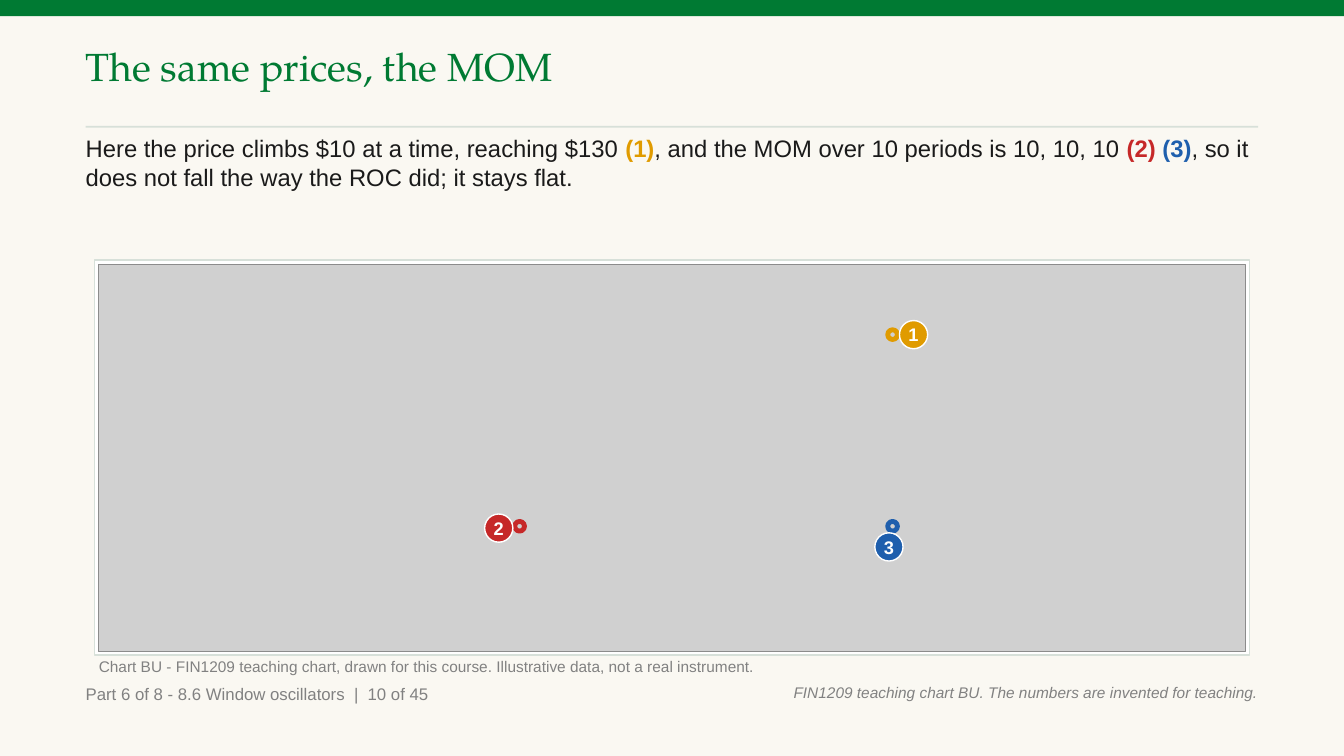
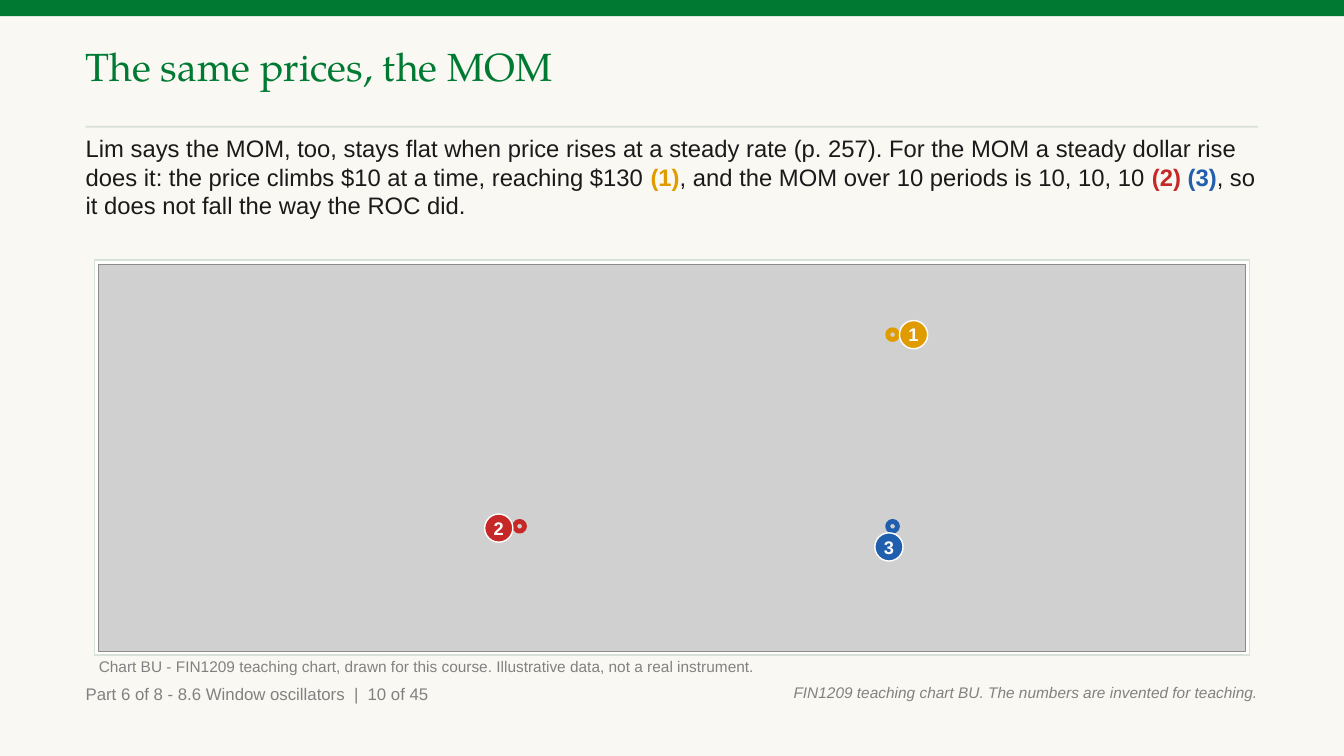
Before and after one commit to benjiesotelo-sudo/Telos_FIN1209, a slide deck: slide 194 of chapter-08/FIN1209-Chapter-08.pptx. Drawn at 1344x756 pixels with LibreOffice and Linux fonts; fonts in the diff are those of the drawing; grey boxes stand for pictures. Boxes give left, top, right and bottom in pixels: in the first picture for what was removed or moved away, otherwise in the second. Text is boxed around its words. In the diff, an @@ line names an element or a change of style, - is before the commit and + after.

```diff
--- a/chapter-08/FIN1209-Chapter-08.pptx
+++ b/chapter-08/FIN1209-Chapter-08.pptx
@@ text at (86, 139, 1255, 219): text changed @@
-Here the price climbs $10 at a time, reaching $130 (1), and the MOM over 10 periods is 10, 10, 10 (2) (3), so it does not fall the way the ROC did; it stays flat.
+Lim says the MOM, too, stays flat when price rises at a steady rate (p. 257). For the MOM a steady dollar rise does it: the price climbs $10 at a time, reaching $130 (1), and the MOM over 10 periods is 10, 10, 10 (2) (3), so it does not fall the way the ROC did.
```
Also in this commit, not shown: 11 other slides changed, 7 other files.
